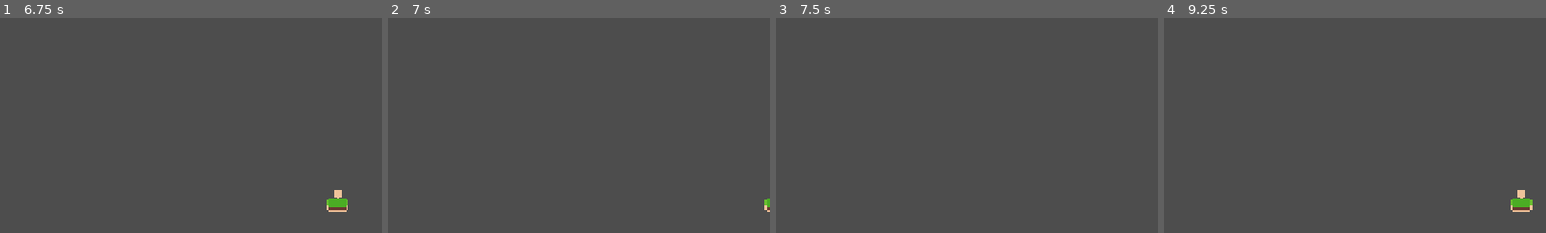
Above: before the commit, frames 1-4 (left to right).
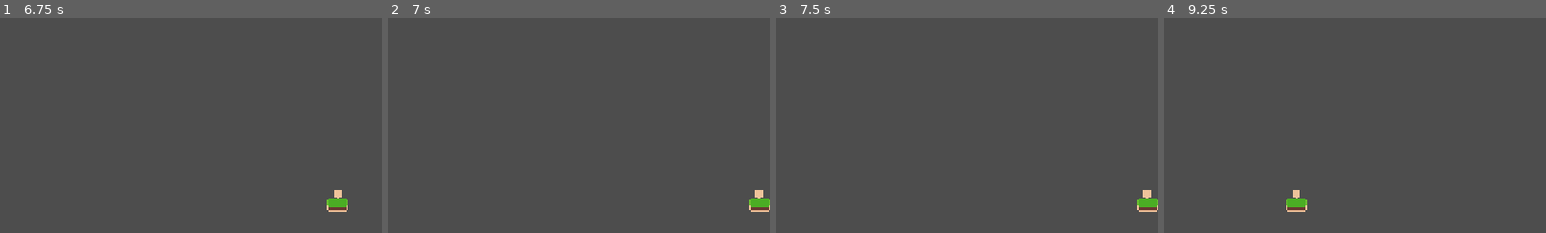
Above: after the commit, the same moments.

Repository: PaoPie1/coin-catcher
Game: Godot game, scene res://player.tscn
The game is run twice, just before and just after one commit, with the same random seed, the same clock (stepped at 60 frames per second) and the same inputs.
Inputs:
- Up to frame 1 (6.75 s): tap Enter at 0.5 s; hold D (move_right) 0.53-2.03 s; hold A (move_left) 2.03-4.28 s; hold D (move_right) from 4.28 s (still down)
- Up to frame 2 (7 s): keep holding D (move_right)
- Up to frame 3 (7.5 s): keep holding D (move_right); tap Space at 7.25 s
- Up to frame 4 (9.25 s): tap Enter at 8 s; release D (move_right) at 8.03 s; hold A (move_left) from 8.03 s (still down)
The pictures show only the part of the screen within x 50-100%, y 50-100%; the shares and areas given below are measured in that part.

Frame 1 is identical in both runs. In frame 2, 0.4% of the frame differs, in the area x 94-100%, y 80-91%; in frame 3, 0.4%; in frame 4, 0.8%, in the area x 32-97%, y 80-91%.

Commit message:
keep player in screen

Diff:
--- a/player.gd
+++ b/player.gd
@@ -9,3 +9,5 @@
 	velocity.y = 0
 
 	move_and_slide()
+
+	position.x = clamp(position.x, 16.0, 1136.0)
